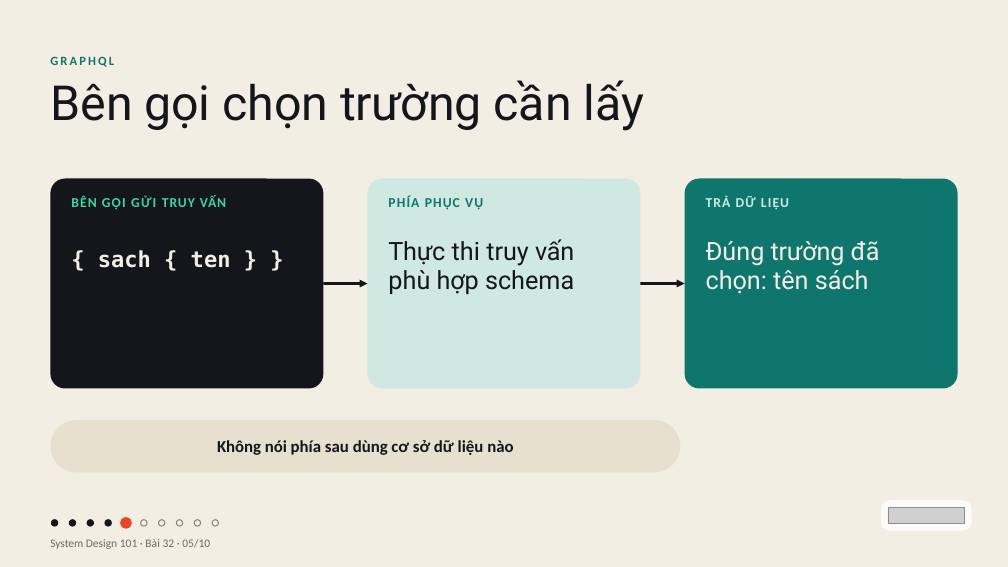
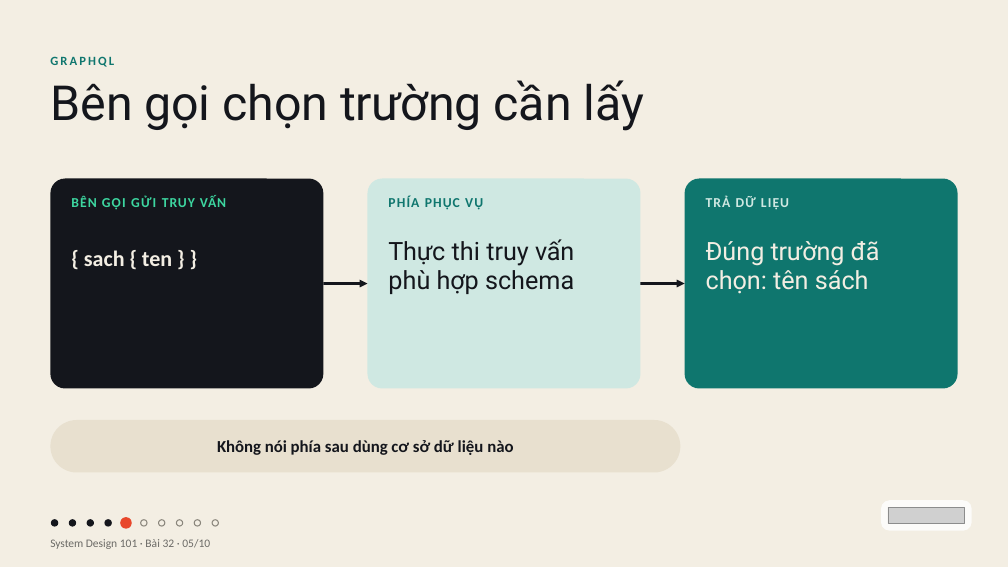
Before and after one commit to vohoailinh90/tool-marketing-studio, a slide deck: slide 5 of system-design-101/vi/lessons/sd-01-032/slides/sd-01-032.pptx. Drawn at 1008x567 pixels with LibreOffice and Linux fonts; fonts in the diff are those of the drawing; grey boxes stand for pictures. Boxes give left, top, right and bottom in pixels: in the first picture for what was removed or moved away, otherwise in the second. Text is boxed around its words. In the diff, an @@ line names an element or a change of style, - is before the commit and + after.

```diff
--- a/system-design-101/vi/lessons/sd-01-032/slides/sd-01-032.pptx
+++ b/system-design-101/vi/lessons/sd-01-032/slides/sd-01-032.pptx
@@ text "{ sach { ten } ..." at bbox=[84, 250, 172, 266]: font DejaVu Sans Mono to Calibri; letter spacing 0 to -0.1 pt in "ten" @@
```
Also in this commit, not shown: 1 other slide changed, 1 other file.
